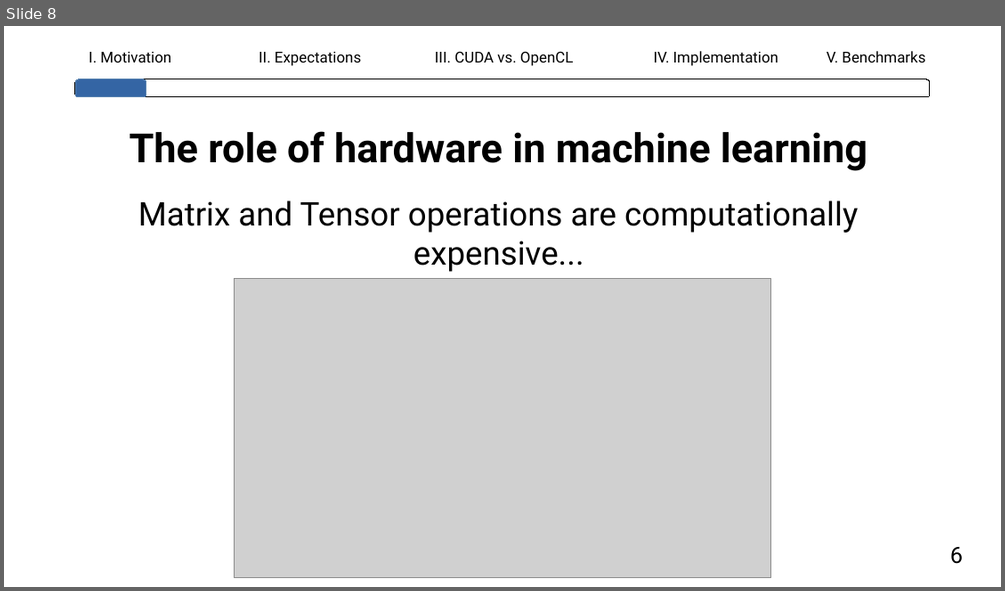
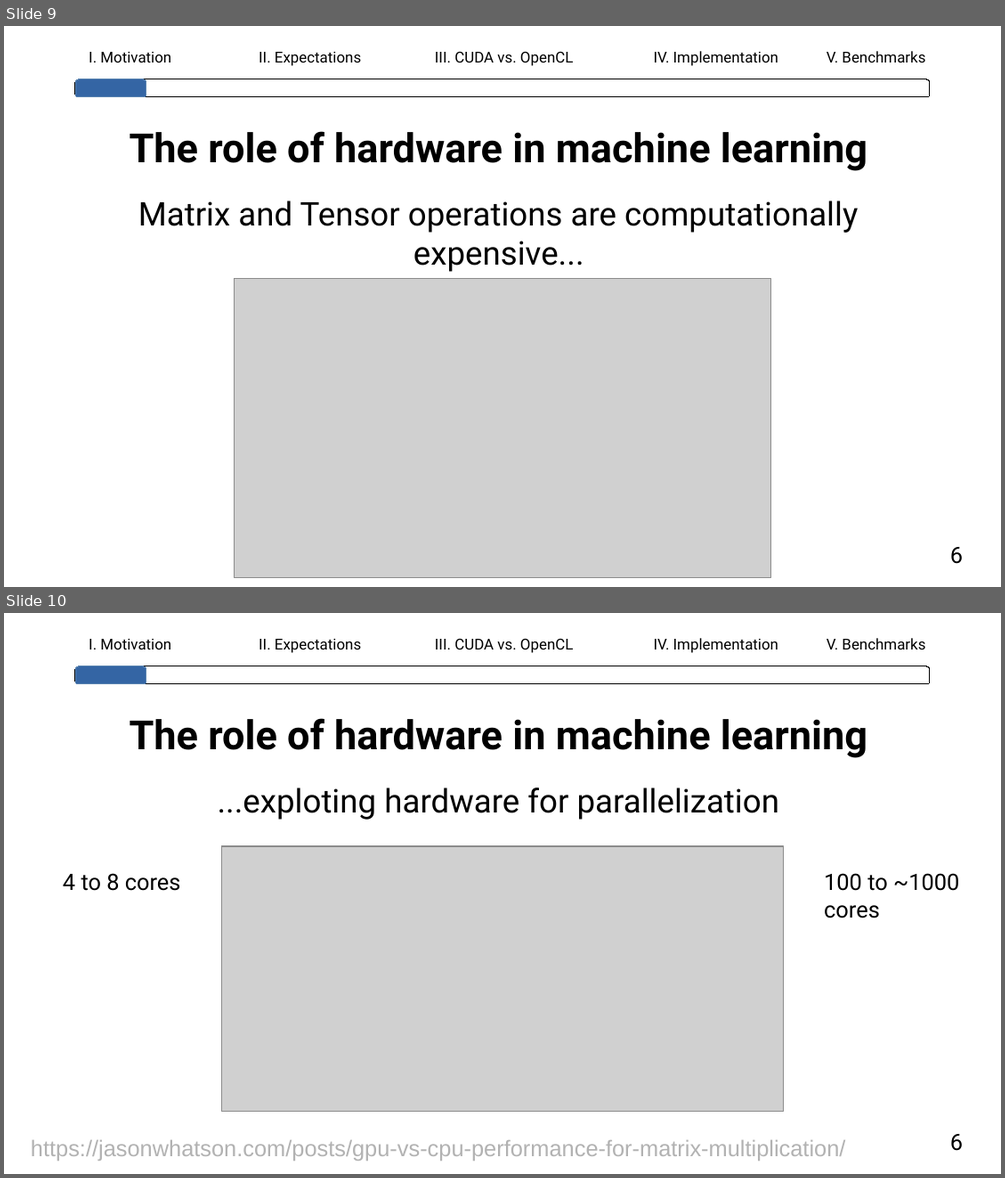
Before and after one commit to lhahner/opti-perf, a slide deck: docs/presentation/final-presentation.odp. Shown one above the other, each under a label of ours: slide 8 before the commit, slides 9 and 10 after it. The pictures are 1005x591 and 1005x1178 pixels, drawn with LibreOffice and Linux fonts; fonts in the diff are those of the drawing; grey boxes stand for pictures. Boxes give left, top, right and bottom in pixels: in the first picture for what was removed or moved away, otherwise in the second. Text is boxed around its words. In the diff, an @@ line names an element or a change of style, - is before the commit and + after.

```diff
--- a/docs/presentation/final-presentation.odp
+++ b/docs/presentation/final-presentation.odp
@@ slide 10 added at <box>4,613,1001,1174</box>, background #FFFFFF @@
@@ text added at <box>89,639,171,649</box>, 12 pt, text #000000 @@
+I. Motivation
@@ text added at <box>259,639,361,653</box>, 12 pt, text #000000 @@
+II. Expectations
@@ text added at <box>435,638,574,653</box>, 12 pt, text #000000 @@
+III. CUDA vs. OpenCL
@@ text added at <box>654,638,778,653</box>, 12 pt, text #000000 @@
+IV. Implementation
@@ text added at <box>826,638,925,649</box>, 12 pt, text #000000 @@
+V. Benchmarks
@@ rounded rectangle added at <box>75,666,930,684</box>, fill #FFFFFF, outline #000000 0 pt @@
@@ rounded rectangle added at <box>75,666,147,684</box>, fill #3465A4, outline #5983B0 0 pt @@
@@ title added at <box>129,718,867,758</box>, 32 pt, text #000000, bold @@
+The role of hardware in machine learning
@@ text added at <box>218,787,779,819</box>, 26 pt, text #000000 @@
+...exploting hardware for parallelization
@@ picture added at <box>222,846,784,1111</box> @@
@@ text added at <box>63,873,181,891</box>, 18 pt, text #000000 @@
+4 to 8 cores
@@ text added at <box>824,873,959,918</box>, 18 pt, text #000000 @@
+100 to ~1000
+cores
@@ text added at <box>31,1140,846,1160</box>, 18 pt, text #B2B2B2 @@
+https://jasonwhatson.com/posts/gpu-vs-cpu-performance-for-matrix-multiplication/
@@ text added at <box>950,1134,963,1151</box>, 18 pt, text #000000 @@
+6
@@ what was slide 8 is now slide 9 @@
```
Also in this commit, not shown: 20 other slides added, 2 other files.
